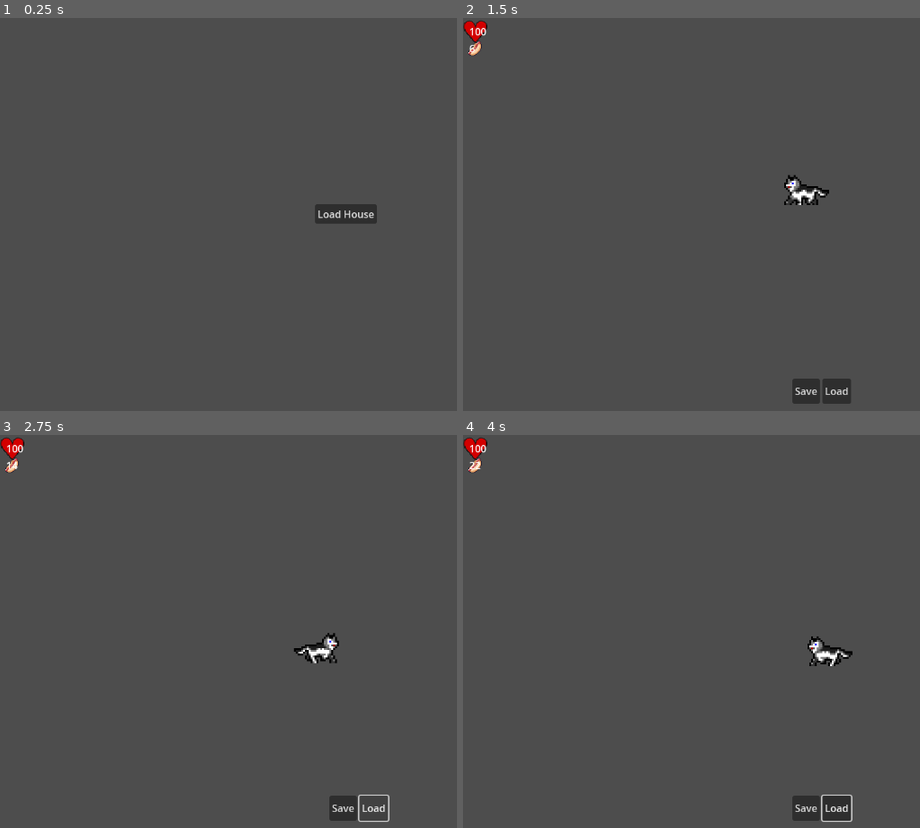
Above: before the commit, frames 1-4 (two rows, left to right).
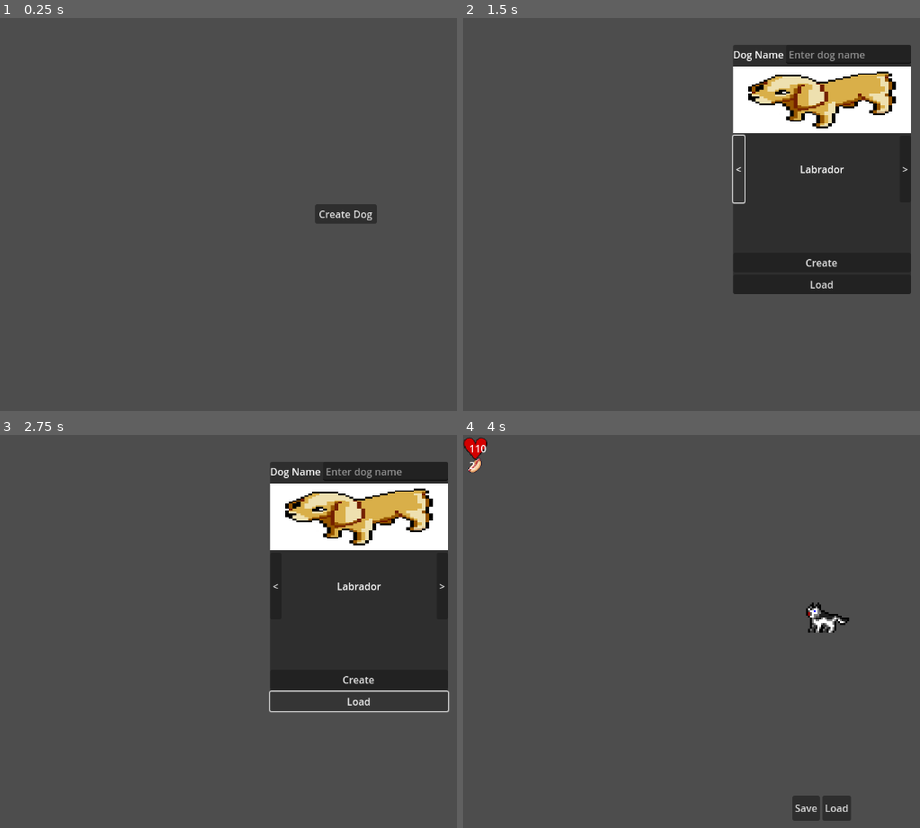
Above: after the commit, the same moments.

Repository: limbospoon/petgame
Game: Godot game, scene res://scenes/main.tscn
The game is run twice, just before and just after one commit, with the same random seed, the same clock (stepped at 60 frames per second) and the same inputs.
Inputs (mouse positions are in pixels of both pictures, inside the frame that each line leads up to):
- Up to frame 1 (0.25 s): no input
- Up to frame 2 (1.5 s): click (810, 214) at 0.5 s, where only the run before the commit has a clickable "Load House"; click (737, 167) at 1.25 s, where only the run after the commit has a clickable "<"
- Up to frame 3 (2.75 s): click "Load" at 2 s
- Up to frame 4 (4 s): click (906, 584) at 2.75 s, where only the run after the commit has a clickable ">"; click (824, 678) at 3.5 s, where only the run after the commit has a clickable "Create"

The runs differ from the first frame. In frame 1, 0.2% of the frame differs, in the area x 69-82%, y 48-52%; in frame 2, 25%, in the area x 0-99%, y 0-99%; in frame 3, 23%; in frame 4, 0.9%.
Error before the commit: Invalid access to property or key 'dog_stats' on a base object of type 'null instance'. (res://assets/scripts/house_scene/save_game.gd:11)
Error after the commit: Invalid access to property or key 'dog_max_health' on a base object of type 'Nil'. (res://assets/scripts/create-a-dog/saver.gd:69)

Commit message:
basic flow done

Diff:
--- a/assets/scripts/Utilities/load_button.gd
+++ b/assets/scripts/Utilities/load_button.gd
@@ -3,4 +3,4 @@
 @onready var saver = %Saver
 
 func _on_button_up():
-	saver.load()
+	saver._load_dog()
--- a/assets/scripts/Utilities/save_data.gd
+++ b/assets/scripts/Utilities/save_data.gd
@@ -1,4 +1,5 @@
 class_name SavedData
 extends  Resource
 
-@export var dog_stats:Dictionary
+@export var dog_stats:DogData
+@export var dog_selection:int
--- a/assets/scripts/Utilities/scene_manager.gd
+++ b/assets/scripts/Utilities/scene_manager.gd
@@ -1,6 +1,9 @@
 extends Node2D
 
+@onready var game_over_menu = %GameOverMenu
+
 var house_scene_path = "res://scenes/house_scene.tscn"
+var create_a_dog_scene_path = "res://scenes/create-a-dog.tscn"
 var current_scene
 
 # Called when the node enters the scene tree for the first time.
@@ -17,6 +20,15 @@
 	get_tree().root.add_child(scene_to_load)
 	current_scene = scene_to_load
 
+func load_house_scene():
+
+	current_scene.queue_free()
+
+	await get_tree().create_timer(0.2).timeout
+
+	if not is_instance_valid(current_scene):
+		goto_scene(house_scene_path)
+
 func load_create_a_dog():
 	print("Loading create-a-dog")
 	current_scene.queue_free()
@@ -25,25 +37,17 @@
 	print("House scene unloaded")
 
 	if not is_instance_valid(current_scene):
-		goto_scene(house_scene_path)
+		goto_scene(create_a_dog_scene_path)
 
-	#TODO: set bindings at more apporiate time
-	#get ref to gamerover manager
-	var game_over_manager = current_scene.get_node("%GameOverMenu")
-
-	#bind retry signal to load create-a-dog
-	game_over_manager.on_retry.connect(load_create_a_dog)
-	print("Rebinded retry")
-
-
-func _on_load_house_scene_button_up():
-	#load house scene
-	goto_scene(house_scene_path)
-
-	#get ref to gamerover manager
-	var game_over_manager = current_scene.get_node("%GameOverMenu")
+func _on_load_createa_dog_button_up():
+	#load create-a-dog scene
+	goto_scene(create_a_dog_scene_path)
 
 	 #bind retry signal to load create-a-dog
-	game_over_manager.on_retry.connect(load_create_a_dog)
+	game_over_menu.on_retry.connect(load_create_a_dog)
 
-	%LoadHouseScene.hide()
+	#bind create button to load house scene
+	var create_btn:Button = current_scene.get_node("%CreateDogButton")
+	create_btn.button_up.connect(load_house_scene)
+
+	%"LoadCreate-a-Dog".hide()
--- /dev/null
+++ b/assets/scripts/create-a-dog/create_a_dog.gd
@@ -0,0 +1 @@
+extends Node2D
--- a/assets/scripts/create-a-dog/create_dog_button.gd
+++ b/assets/scripts/create-a-dog/create_dog_button.gd
@@ -2,4 +2,4 @@
 @onready var saver = %Saver
 
 func _on_button_up():
-	saver.save()
+	saver._save_dog()
--- a/assets/scripts/create-a-dog/saver.gd
+++ b/assets/scripts/create-a-dog/saver.gd
@@ -1,19 +1,83 @@
 extends Node
 
-@onready var dog_name = %EnterDogNameBox
+var dog_data: DogData = DogData.new()
+var dog_breeds = {
+	"Poddle":
+		{
+			"MaxHealth": 110,
+			"MaxHunger": 75,
+			"index": 0
+		},
+	"Husky":
+		{
+			"MaxHealth": 150,
+			"MaxHunger": 90,
+			"index": 1
+		},
+	"Labrador":
+		{
+			"MaxHealth": 135,
+			"MaxHunger": 80,
+			"index": 2
+		}
+}
 
-func save():
-	var file = FileAccess.open("res://dogdata.data", FileAccess.WRITE)
+var current_breed = ""
+var current_breed_index = 0
+var MAX_BREED_SELECTION = (dog_breeds.keys().size() - 1)
 
-	#check if dog name is blank
-	if dog_name.text != "":
-		file.store_var(dog_name.text)
-	else:
-		print("Please enter a name")
-	file.close()
+func _ready():
+	current_breed = dog_breeds.keys()[current_breed_index]
+	%"Dog Breed".text = current_breed
 
-func load():
-	var file = FileAccess.open("res://dogdata.data", FileAccess.READ)
+func update_breed_selection(direction: int):
+	#right selection checks
+	if direction > 0 and current_breed_index < MAX_BREED_SELECTION:
+		current_breed_index += 1
+	elif direction > 0 and current_breed_index >= MAX_BREED_SELECTION:
+		current_breed_index = 0
 
-	dog_name.text = file.get_var()
-	file.close()
+	#left selection checks
+	if direction < 0 and current_breed_index > 0:
+		current_breed_index -= 1
+	elif direction < 0 and current_breed_index <= 0:
+		current_breed_index = MAX_BREED_SELECTION
+
+	current_breed = dog_breeds.keys()[current_breed_index]
+	%"Dog Breed".text = current_breed
+
+func _save_dog():
+	var data:SavedData = SavedData.new()
+	dog_data.dog_max_health = dog_breeds[current_breed]["MaxHealth"]
+	dog_data.dog_max_hunger = dog_breeds[current_breed]["MaxHunger"]
+	dog_data.dog_name = %EnterDogNameBox.text
+	data.dog_selection = dog_breeds[current_breed]["index"]
+
+	data.dog_stats = dog_data
+	ResourceSaver.save(data, "user://savedata.tres")
+
+
+func _load_dog():
+	var save_data:SavedData = SavedData.new()
+
+	#check if we have save data
+	if ResourceLoader.exists("user://savedata.tres"):
+		save_data = ResourceLoader.load("user://savedata.tres")
+
+	var saved_dog_data = save_data.dog_stats
+
+	dog_data.dog_max_health = saved_dog_data.dog_max_health
+	dog_data.dog_max_hunger = saved_dog_data.dog_max_hunger
+	dog_data.dog_name = saved_dog_data.dog_name
+
+	current_breed_index = save_data.dog_selection
+
+	current_breed = dog_breeds.keys()[current_breed_index]
+	%EnterDogNameBox.text = dog_data.dog_name
+	%"Dog Breed".text = current_breed
+
+func _on_left_breed_arrow_button_up():
+	update_breed_selection(-1)
+
+func _on_right_breed_arrow_button_up():
+	update_breed_selection(1)
--- a/assets/scripts/dog/dog.gd
+++ b/assets/scripts/dog/dog.gd
@@ -42,10 +42,24 @@
 var is_moving: bool = false
 
 func _ready():
+	setup_dog()
 	hungry()
 
 func _process(delta):
 	pass
+
+func setup_dog():
+	var dog_data:DogData = %SaveLoad._load_dog_data()
+
+	#Setup Health
+	dog_stats["health_stats"]["MaxHealth"] = dog_data.dog_max_health
+	dog_stats["health_stats"]["CurrentHealth"] = dog_data.dog_max_health
+	%HealthLabel.update_health_display(self)
+
+	#setup hunger
+	dog_stats["hunger_stats"]["MaxHunger"] = dog_data.dog_max_hunger
+	dog_stats["hunger_stats"]["CurrentHunger"] = 0
+	%Hunger.update_hunger_display(self)
 
 func set_destination(pos: Vector2):
 	destination = pos
@@ -109,12 +123,12 @@
 	if _current_hunger < _max_hunger:
 		_current_hunger += _hunger_increase #increase hunger
 		dog_stats["hunger_stats"]["CurrentHunger"] = _current_hunger #update current hunger in dict
-		on_hunger_changed.emit() #broadcast hunger change
+		%Hunger.update_hunger_display(self) #broadcast hunger change
 		await get_tree().create_timer(_increase_delay).timeout #delay increasing hunger again
 		hungry()
 	elif _current_hunger >= _max_hunger:
 		dog_stats["hunger_stats"]["CurrentHunger"] = _max_hunger #et CurrentHunger to MaxHunger
-		on_hunger_changed.emit() #update ui
+		%Hunger.update_hunger_display(self) #update ui
 		dog_hunger_state = EDog_Hunger_State.STARVING #set state to starving TODO: make use of the state
 		starving()
 
@@ -127,7 +141,7 @@
 	#deal health damage as long as hunger is Max
 	if get_current_hunger() >= max_hunger:
 		dog_stats["health_stats"]["CurrentHealth"] -= health_damage #decrease health
-		on_health_changed.emit()
+		%HealthLabel.update_health_display(self)
 
 		if dog_stats["health_stats"]["CurrentHealth"] <= 0:
 			dog_state = EDog_State.DEAD
--- /dev/null
+++ b/assets/scripts/dog/dog_data.gd
@@ -0,0 +1,6 @@
+class_name DogData
+extends Resource
+
+@export var dog_name: String
+@export var dog_max_health: float
+@export var dog_max_hunger: float
--- a/assets/scripts/dog/health_label.gd
+++ b/assets/scripts/dog/health_label.gd
@@ -1,9 +1,4 @@
 extends Label
 
-@onready var dog_ref = get_node("%Dog")
-# Called when the node enters the scene tree for the first time.
-func _ready():
-	text = str(dog_ref.get_current_health())
-
-func _on_dog_on_health_changed():
-	text = str(dog_ref.get_current_health())
+func update_health_display(dog):
+	text = str(dog.dog_stats["health_stats"]["CurrentHealth"])
--- a/assets/scripts/dog/hunger.gd
+++ b/assets/scripts/dog/hunger.gd
@@ -1,9 +1,4 @@
 extends Label
 
-@onready var dog_ref = get_node("%Dog")
-
-func _ready():
-	text = str(dog_ref.get_current_hunger())
-
-func _on_dog_on_hunger_changed():
-	text = str(dog_ref.get_current_hunger())
+func update_hunger_display(dog):
+	text = str(dog.dog_stats["hunger_stats"]["CurrentHunger"])
--- a/assets/scripts/house_scene/save_game.gd
+++ b/assets/scripts/house_scene/save_game.gd
@@ -4,15 +4,22 @@
 func _save():
 	var saved_data:SavedData = SavedData.new()
 	saved_data.dog_stats = dog.dog_stats
-	ResourceSaver.save(saved_data, "user://savegame.tres")
+	ResourceSaver.save(saved_data, "user://savedata.tres")
 
-func _load():
-	var save_data:SavedData = load("user://savegame.tres")
-	dog.dog_stats = save_data.dog_stats
+func _load_dog_data() -> DogData:
+
+	var save_data:SavedData
+	var dog_data:DogData
+
+	if ResourceLoader.exists("user://savedata.tres"):
+		save_data = load("user://savedata.tres")
+		dog_data = save_data.dog_stats
+
+	return dog_data
 
 func _on_save_button_button_up():
 	_save()
 
 
 func _on_load_button_button_up():
-	_load()
+	pass#_load()
--- a/scenes/create-a-dog.tscn
+++ b/scenes/create-a-dog.tscn
@@ -1,10 +1,13 @@
-[gd_scene load_steps=4 format=3 uid="uid://ckabig2cy5qbd"]
+[gd_scene load_steps=6 format=3 uid="uid://ckabig2cy5qbd"]
 
 [ext_resource type="Script" path="res://assets/scripts/create-a-dog/create_dog_button.gd" id="1_drp55"]
+[ext_resource type="Script" path="res://assets/scripts/create-a-dog/create_a_dog.gd" id="1_duw5w"]
 [ext_resource type="Script" path="res://assets/scripts/Utilities/load_button.gd" id="2_1paoq"]
 [ext_resource type="Script" path="res://assets/scripts/create-a-dog/saver.gd" id="2_m5gcx"]
+[ext_resource type="Texture2D" uid="uid://c4av7drqh68x8" path="res://assets/sprites/samson-sprite.png" id="2_xfnm2"]
 
 [node name="Create-a-Dog" type="Node2D"]
+script = ExtResource("1_duw5w")
 
 [node name="Control" type="Control" parent="."]
 layout_mode = 3
@@ -33,22 +36,50 @@
 custom_minimum_size = Vector2(0, 400)
 layout_mode = 2
 
-[node name="HBoxContainer" type="HBoxContainer" parent="Control/PanelContainer/VBoxContainer"]
+[node name="DogName" type="HBoxContainer" parent="Control/PanelContainer/VBoxContainer"]
 layout_mode = 2
 
-[node name="DogNameLabel" type="Label" parent="Control/PanelContainer/VBoxContainer/HBoxContainer"]
+[node name="DogNameLabel" type="Label" parent="Control/PanelContainer/VBoxContainer/DogName"]
 unique_name_in_owner = true
 layout_mode = 2
 text = "Dog Name"
 
-[node name="EnterDogNameBox" type="LineEdit" parent="Control/PanelContainer/VBoxContainer/HBoxContainer"]
+[node name="EnterDogNameBox" type="LineEdit" parent="Control/PanelContainer/VBoxContainer/DogName"]
 unique_name_in_owner = true
 layout_mode = 2
 size_flags_horizontal = 3
 placeholder_text = "Enter dog name"
 max_length = 12
 
+[node name="DogPic" type="TextureRect" parent="Control/PanelContainer/VBoxContainer"]
+layout_direction = 1
+layout_mode = 2
+size_flags_horizontal = 3
+size_flags_vertical = 3
+texture = ExtResource("2_xfnm2")
+
+[node name="BreedSelectionGroup" type="HBoxContainer" parent="Control/PanelContainer/VBoxContainer"]
+layout_direction = 1
+layout_mode = 2
+size_flags_vertical = 3
+
+[node name="LeftBreedArrow" type="Button" parent="Control/PanelContainer/VBoxContainer/BreedSelectionGroup"]
+layout_mode = 2
+text = "<"
+
+[node name="Dog Breed" type="Label" parent="Control/PanelContainer/VBoxContainer/BreedSelectionGroup"]
+unique_name_in_owner = true
+layout_mode = 2
+size_flags_horizontal = 3
+text = "Test"
+horizontal_alignment = 1
+
+[node name="RightBreedArrow" type="Button" parent="Control/PanelContainer/VBoxContainer/BreedSelectionGroup"]
+layout_mode = 2
+text = ">"
+
 [node name="CreateDogButton" type="Button" parent="Control/PanelContainer/VBoxContainer"]
+unique_name_in_owner = true
 layout_mode = 2
 size_flags_vertical = 10
 text = "Create"
@@ -65,5 +96,7 @@
 unique_name_in_owner = true
 script = ExtResource("2_m5gcx")
 
+[connection signal="button_up" from="Control/PanelContainer/VBoxContainer/BreedSelectionGroup/LeftBreedArrow" to="Utilities/Saver" method="_on_left_breed_arrow_button_up"]
+[connection signal="button_up" from="Control/PanelContainer/VBoxContainer/BreedSelectionGroup/RightBreedArrow" to="Utilities/Saver" method="_on_right_breed_arrow_button_up"]
 [connection signal="button_up" from="Control/PanelContainer/VBoxContainer/CreateDogButton" to="Control/PanelContainer/VBoxContainer/CreateDogButton" method="_on_button_up"]
 [connection signal="button_up" from="Control/PanelContainer/VBoxContainer/LoadButton" to="Control/PanelContainer/VBoxContainer/LoadButton" method="_on_button_up"]
--- a/scenes/house_scene.tscn
+++ b/scenes/house_scene.tscn
@@ -47,10 +47,12 @@
 offset_bottom = 60.0
 
 [node name="HealthLabel" parent="UI/VBoxContainer" instance=ExtResource("3_2yeco")]
+unique_name_in_owner = true
 layout_mode = 2
 size_flags_vertical = 3
 
 [node name="Hunger" parent="UI/VBoxContainer" instance=ExtResource("4_cp6sn")]
+unique_name_in_owner = true
 layout_mode = 2
 size_flags_vertical = 3
 
@@ -83,6 +85,7 @@
 [node name="Utilities" type="Node" parent="."]
 
 [node name="SaveLoad" type="Node" parent="Utilities"]
+unique_name_in_owner = true
 script = ExtResource("8_mlvkw")
 
 [connection signal="on_game_state_changed" from="LevelManager" to="UI/GameOverMenu" method="_on_level_manager_on_game_state_changed"]
--- a/scenes/main.tscn
+++ b/scenes/main.tscn
@@ -1,14 +1,18 @@
-[gd_scene load_steps=2 format=3 uid="uid://cejyhxg3ai8y7"]
+[gd_scene load_steps=3 format=3 uid="uid://cejyhxg3ai8y7"]
 
+[ext_resource type="PackedScene" uid="uid://vkn8147maaus" path="res://scenes/game_over_menu.tscn" id="1_38o1o"]
 [ext_resource type="Script" path="res://assets/scripts/Utilities/scene_manager.gd" id="1_mrjdo"]
 
 [node name="Main" type="Node2D"]
+
+[node name="GameOverMenu" parent="." instance=ExtResource("1_38o1o")]
+unique_name_in_owner = true
 
 [node name="SceneManager" type="Node2D" parent="."]
 unique_name_in_owner = true
 script = ExtResource("1_mrjdo")
 
-[node name="LoadHouseScene" type="Button" parent="."]
+[node name="LoadCreate-a-Dog" type="Button" parent="."]
 unique_name_in_owner = true
 anchors_preset = 3
 anchor_left = 1.0
@@ -21,7 +25,8 @@
 offset_bottom = 330.0
 grow_horizontal = 0
 grow_vertical = 0
-text = "Load House"
+text = "Create Dog"
 
-[connection signal="button_up" from="LoadHouseScene" to="SceneManager" method="_on_load_house_scene_button_up"]
-[connection signal="child_exiting_tree" from="LoadHouseScene" to="SceneManager" method="_on_load_scene_child_exiting_tree"]
+[connection signal="button_up" from="LoadCreate-a-Dog" to="SceneManager" method="_on_load_createa_dog_button_up"]
+[connection signal="button_up" from="LoadCreate-a-Dog" to="SceneManager" method="_on_load_house_scene_button_up"]
+[connection signal="child_exiting_tree" from="LoadCreate-a-Dog" to="SceneManager" method="_on_load_scene_child_exiting_tree"]
Binary file added: assets/sprites/samson-sprite.png
Not shown, added: assets/sprites/samson-sprite.png.import
